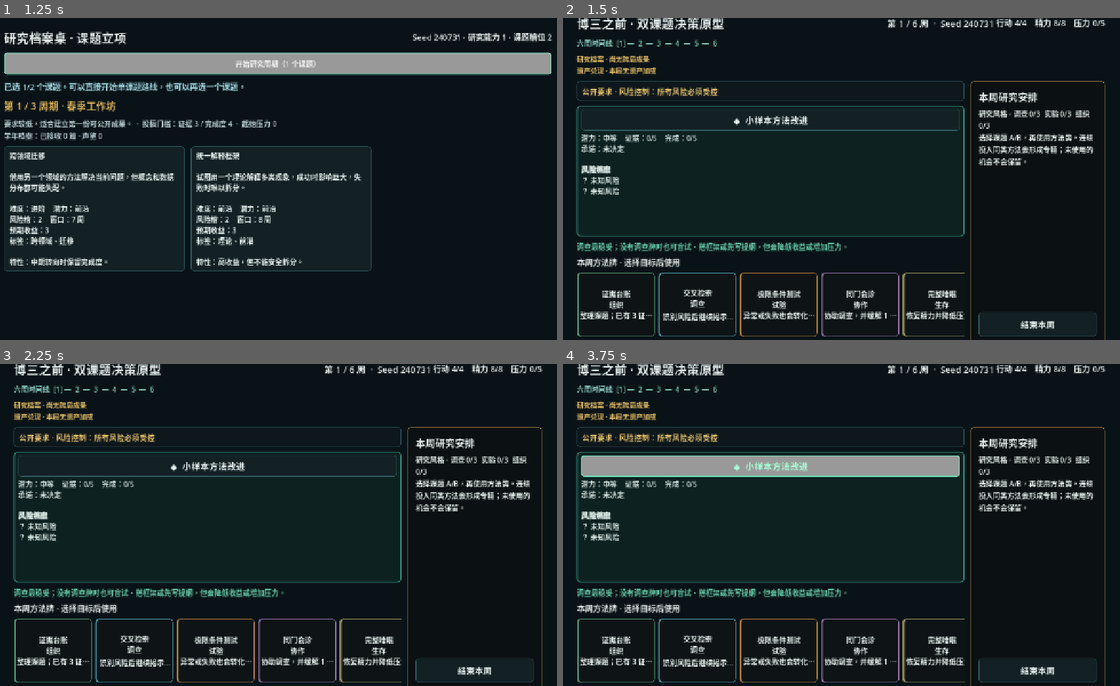
Above: before the commit, frames 1-4 (two rows, left to right).
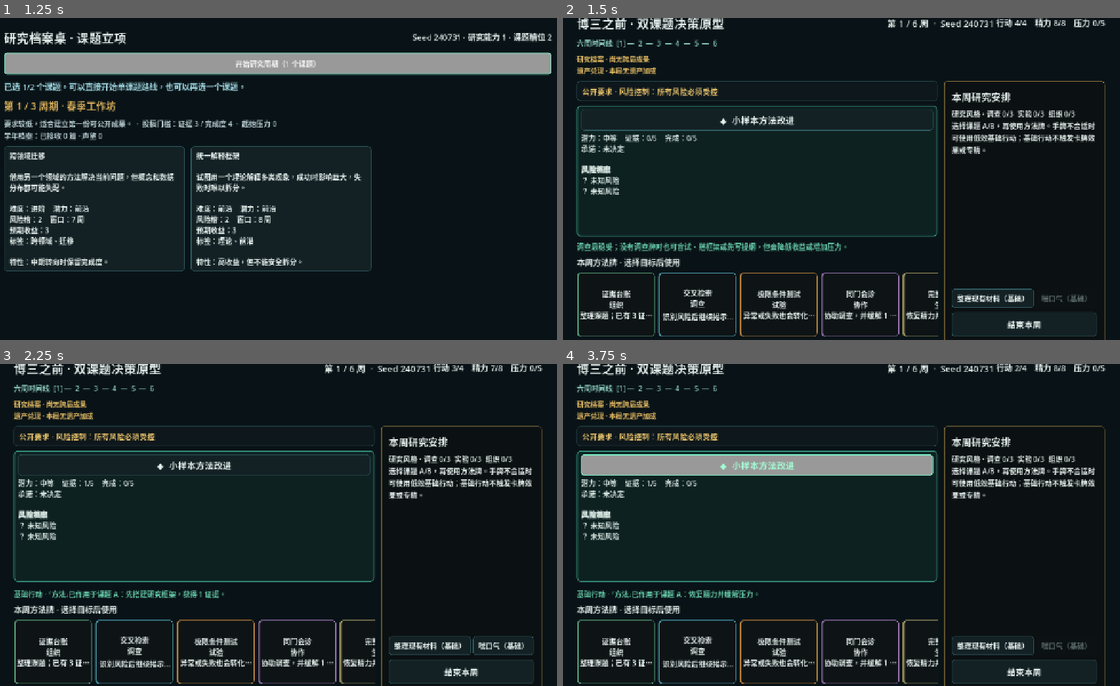
Above: after the commit, the same moments.

Repository: wangyuanjie035-creator/-test
Game: Godot game, scene res://scenes/topic_pool/dynamic_topic_entry.tscn
Same seed, same stepped clock (60 frames per second), same inputs: the game is played once before the commit and once after it.
Inputs (mouse positions are in pixels of both pictures, inside the frame that each line leads up to):
- Up to frame 1 (1.25 s): click "小样本方法改进 数据稀缺迫使研究从方法假设入手，潜力和证据…" at 0.5 s
- Up to frame 2 (1.5 s): click "开始研究周期（1 个课题）" at 1.25 s
- Up to frame 3 (2.25 s): click (428, 644) at 2 s, where only the run after the commit has a clickable "整理现有材料（基础）"
- Up to frame 4 (3.75 s): click (1064, 644) at 2.75 s, where only the run after the commit has a clickable "喘口气（基础）"; click "◆ 小样本方法改进" at 3.5 s

Frame 1 is identical in both runs. In frame 2, 4.0% of the frame differs, in the area x 28-96%, y 19-100%; in frame 3, 13%; in frame 4, 13%, in the area x 2-98%, y 0-100%.

Commit message:
feat: guarantee a legal basic action

Diff:
--- a/scripts/dual_topic/model/dual_topic_run_model.gd
+++ b/scripts/dual_topic/model/dual_topic_run_model.gd
@@ -242,6 +242,42 @@
 	result["card_id"] = card.id
 	result["category"] = int(card.category)
 	result["category_uses"] = method_category_uses[card.category]
+	if not action_history.is_empty():
+		action_history[action_history.size() - 1] = result.duplicate(true)
+	return result
+
+
+func can_perform_basic_action(
+	action_type: ActionType,
+	topic_index: int = -1
+) -> bool:
+	if action_points <= 0 or final_resolved:
+		return false
+	match action_type:
+		ActionType.ORGANIZE:
+			return (
+				energy > 0
+				and topic_index >= 0
+				and topic_index < topics.size()
+				and not topics[topic_index].is_closed
+				and not frozen_topic_indices.get(topic_index, false)
+			)
+		ActionType.RECOVER:
+			return energy < MAX_ENERGY or pressure > 0
+		_:
+			return false
+
+
+func perform_basic_action(
+	action_type: ActionType,
+	topic_index: int = -1
+) -> Dictionary:
+	if not can_perform_basic_action(action_type, topic_index):
+		return _failed_action(&"basic_action_unavailable")
+	var result: Dictionary = perform_action(action_type, topic_index)
+	if not bool(result.get("success", false)):
+		return result
+	result["basic_action"] = true
 	if not action_history.is_empty():
 		action_history[action_history.size() - 1] = result.duplicate(true)
 	return result
--- a/scripts/dual_topic/run/dual_topic_session.gd
+++ b/scripts/dual_topic/run/dual_topic_session.gd
@@ -88,6 +88,34 @@
 	category_uses[played_card.category] += 1
 	feedback_changed.emit(_action_result_text(result), false)
 	state_changed.emit()
+
+
+func play_basic_action(action_type: DualTopicRunModel.ActionType) -> void:
+	if not can_play_actions():
+		feedback_changed.emit("请先完成当前阶段的必要决策。", true)
+		return
+	var topic_index: int = -1
+	if action_type == DualTopicRunModel.ActionType.ORGANIZE:
+		topic_index = _get_basic_action_topic_index()
+	var result: Dictionary = run_model.perform_basic_action(action_type, topic_index)
+	if not bool(result.get("success", false)):
+		feedback_changed.emit(_action_failure_text(result.get("reason", &"unknown")), true)
+		state_changed.emit()
+		return
+	if topic_index >= 0:
+		selected_topic_index = topic_index
+		topic_investments[topic_index] += 1
+	feedback_changed.emit("基础行动 · %s" % _action_result_text(result), false)
+	state_changed.emit()
+
+
+func can_play_basic_action(action_type: DualTopicRunModel.ActionType) -> bool:
+	if not can_play_actions():
+		return false
+	var topic_index: int = -1
+	if action_type == DualTopicRunModel.ActionType.ORGANIZE:
+		topic_index = _get_basic_action_topic_index()
+	return run_model.can_perform_basic_action(action_type, topic_index)
 
 
 func freeze_topic_for_week(topic_index: int) -> void:
@@ -351,6 +379,23 @@
 func _draw_week_hand() -> void:
 	var draw_count: int = 5 - run_model.get_draw_penalty()
 	method_deck.draw_week_hand(draw_count)
+
+
+func _get_basic_action_topic_index() -> int:
+	if (
+		selected_topic_index >= 0
+		and selected_topic_index < run_model.topics.size()
+		and not run_model.topics[selected_topic_index].is_closed
+		and not run_model.frozen_topic_indices.get(selected_topic_index, false)
+	):
+		return selected_topic_index
+	for index: int in range(run_model.topics.size()):
+		if (
+			not run_model.topics[index].is_closed
+			and not run_model.frozen_topic_indices.get(index, false)
+		):
+			return index
+	return -1
 
 
 func _catalog_as_resources() -> Array[Resource]:
--- a/scripts/dual_topic/ui/dual_topic_prototype.gd
+++ b/scripts/dual_topic/ui/dual_topic_prototype.gd
@@ -115,10 +115,36 @@
 		_show_submission()
 	else:
 		phase_title.text = "本周研究安排"
-		phase_body.text = "%s\n选择课题 A/B，再使用方法牌。连续投入同类方法会形成专精；未使用的机会不会保留。" % session.get_method_mastery_summary()
+		phase_body.text = "%s\n选择课题 A/B，再使用方法牌。手牌不合适时可使用低效基础行动；基础行动不触发卡牌效果或专精。" % session.get_method_mastery_summary()
+		_show_basic_actions()
 		_show_portfolio_actions()
 		end_week_button.visible = true
 		end_week_button.disabled = false
+
+
+func _show_basic_actions() -> void:
+	var row := HBoxContainer.new()
+	var organize := Button.new()
+	organize.text = "整理现有材料（基础）"
+	organize.tooltip_text = "消耗 1 行动和 1 精力；获得少量证据或完成度，不触发卡牌效果与专精。"
+	organize.disabled = not session.can_play_basic_action(
+		DualTopicRunModel.ActionType.ORGANIZE
+	)
+	organize.pressed.connect(
+		session.play_basic_action.bind(DualTopicRunModel.ActionType.ORGANIZE)
+	)
+	row.add_child(organize)
+	var recover := Button.new()
+	recover.text = "喘口气（基础）"
+	recover.tooltip_text = "消耗 1 行动，恢复精力或缓解压力。"
+	recover.disabled = not session.can_play_basic_action(
+		DualTopicRunModel.ActionType.RECOVER
+	)
+	recover.pressed.connect(
+		session.play_basic_action.bind(DualTopicRunModel.ActionType.RECOVER)
+	)
+	row.add_child(recover)
+	phase_actions.add_child(row)
 
 
 func _show_portfolio_actions() -> void:
--- /dev/null
+++ b/scripts/tools/validate_dual_topic_no_dead_turn.gd
@@ -0,0 +1,80 @@
+extends SceneTree
+
+const TOPIC_A: DualTopicDefinition = preload(
+	"res://data/dual_topic/topics/safe_topic_a.tres"
+)
+const TOPIC_B: DualTopicDefinition = preload(
+	"res://data/dual_topic/topics/bold_topic_b.tres"
+)
+
+
+func _initialize() -> void:
+	if not _validate_full_energy_fallback():
+		return
+	if not _validate_empty_energy_fallback():
+		return
+	if not _validate_frozen_target_fallback():
+		return
+	print("DUAL_TOPIC_NO_DEAD_TURN: PASS")
+	quit(0)
+
+
+func _validate_full_energy_fallback() -> bool:
+	var model: DualTopicRunModel = _new_model()
+	if not model.can_perform_basic_action(
+		DualTopicRunModel.ActionType.ORGANIZE,
+		0
+	):
+		return _fail("Full-energy opening had no legal basic action.")
+	var result: Dictionary = model.perform_basic_action(
+		DualTopicRunModel.ActionType.ORGANIZE,
+		0
+	)
+	if not bool(result.get("success", false)):
+		return _fail("Basic organization action failed.")
+	if not bool(result.get("basic_action", false)):
+		return _fail("Basic action was not marked in history.")
+	if model.method_category_uses != [0, 0, 0, 0, 0]:
+		return _fail("Basic action incorrectly advanced method mastery.")
+	return true
+
+
+func _validate_empty_energy_fallback() -> bool:
+	var model: DualTopicRunModel = _new_model()
+	model.energy = 0
+	if not model.can_perform_basic_action(DualTopicRunModel.ActionType.RECOVER):
+		return _fail("Zero-energy state had no recovery fallback.")
+	var result: Dictionary = model.perform_basic_action(
+		DualTopicRunModel.ActionType.RECOVER
+	)
+	if not bool(result.get("success", false)) or model.energy <= 0:
+		return _fail("Basic recovery did not restore energy.")
+	return true
+
+
+func _validate_frozen_target_fallback() -> bool:
+	var model: DualTopicRunModel = _new_model()
+	model.frozen_topic_indices[0] = true
+	if model.can_perform_basic_action(
+		DualTopicRunModel.ActionType.ORGANIZE,
+		0
+	):
+		return _fail("Frozen topic accepted a basic action.")
+	if not model.can_perform_basic_action(
+		DualTopicRunModel.ActionType.ORGANIZE,
+		1
+	):
+		return _fail("Active secondary topic did not preserve a legal action.")
+	return true
+
+
+func _new_model() -> DualTopicRunModel:
+	var model := DualTopicRunModel.new()
+	assert(model.setup(240731, [TOPIC_A, TOPIC_B]))
+	return model
+
+
+func _fail(message: String) -> bool:
+	push_error(message)
+	quit(1)
+	return false
